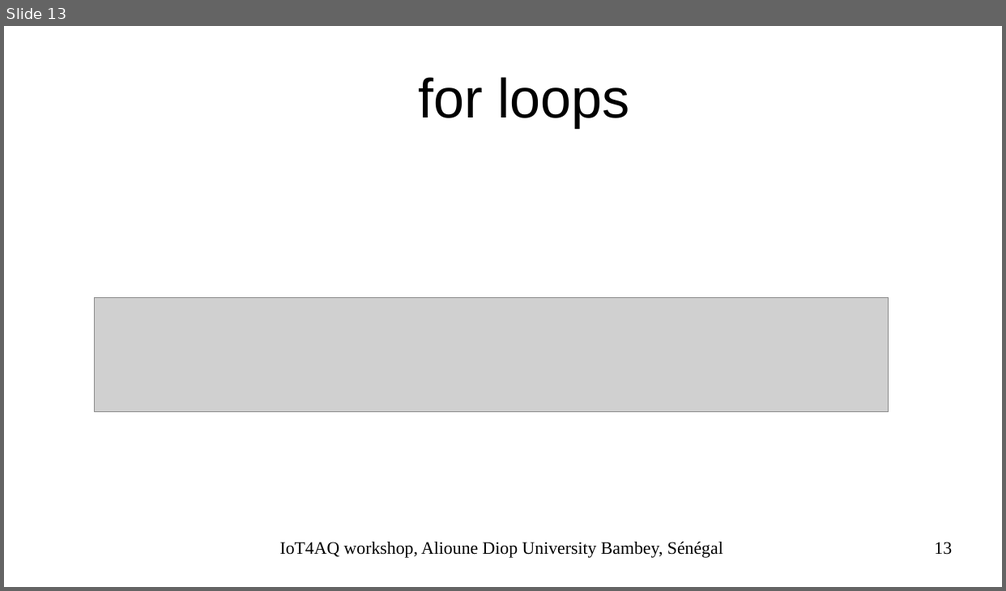
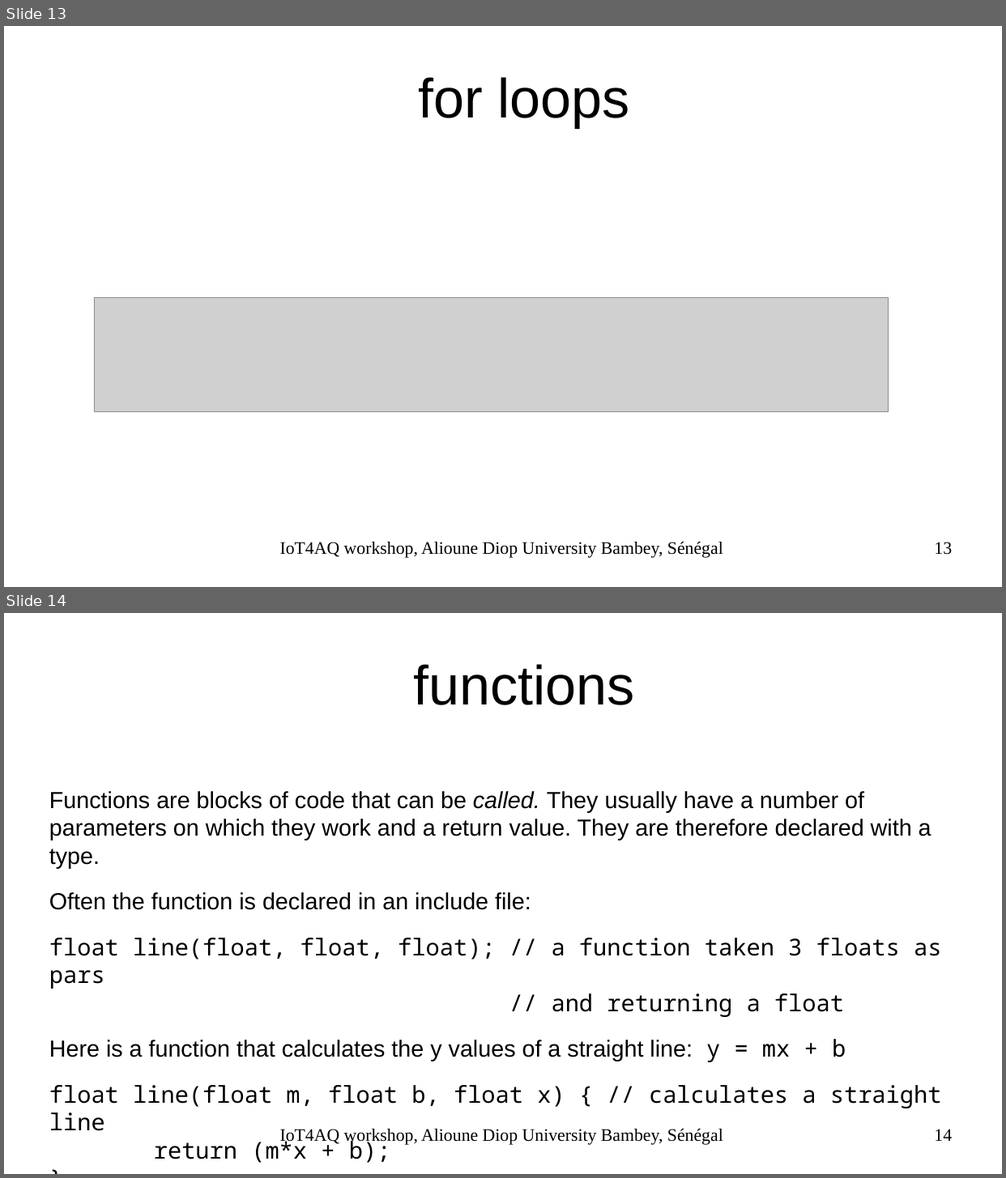
Before and after one commit to uraich/IoT4AQ, a slide deck: workshop/slides/iot4aq_basicC++.odp. Shown one above the other, each under a label of ours: slide 13 before the commit, slides 13 and 14 after it. The pictures are 1006x591 and 1006x1178 pixels, drawn with LibreOffice and Linux fonts; fonts in the diff are those of the drawing; grey boxes stand for pictures; background and template pictures are left out. Boxes give left, top, right and bottom in pixels: in the first picture for what was removed or moved away, otherwise in the second. Text is boxed around its words. In the diff, an @@ line names an element or a change of style, - is before the commit and + after.

```diff
--- a/workshop/slides/iot4aq_basicC++.odp
+++ b/workshop/slides/iot4aq_basicC++.odp
@@ slide 14 added at [4,613,1002,1174], background #FFFFFF @@
@@ title added at [414,664,635,705], 44 pt, text #000000 @@
+functions
@@ text added at [49,791,942,1109], 18.5 pt, text #000000 @@
+Functions are blocks of code that can be called. They usually have a number of parameters on which they work and a return value. They are therefore declared with a type.
+Often the function is declared in an include file:
+float line(float, float, float); // a function taken 3 floats as pars
+// and returning a float
+Here is a function that calculates the y values of a straight line: y = mx + b
+float line(float m, float b, float x) { // calculates a straight line
+return (m*x + b);
+}
@@ text added at [280,1129,723,1146], 14 pt, text #000000 @@
+IoT4AQ workshop, Alioune Diop University Bambey, Sénégal
@@ page number added at [934,1129,952,1141], 14 pt, text #000000 @@
+14
```
Also in this commit, not shown: 1 slide changed, 8 other slides added, 3 other files.
